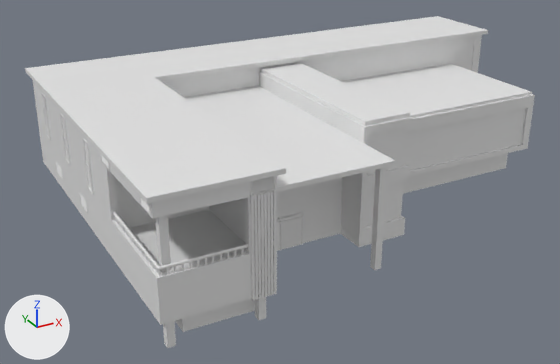
One commit to the FBX model Models/Buildings/SM_HighScool_Low.fbx: the scene before it, then after it.
One viewpoint serves both versions: a 50 mm camera at (-33.9, -51.5, 28.0) aimed at (-5.0, 1.0, 1.7). The axes (+X, +Y, +Z) are drawn at lower left. The lights are the same throughout. The first picture is the older version. Where no turn or scale is listed for an object, it has been applied to the vertices. Vertices at exactly the same position are counted once.

In view in the first picture: 'SM_HighScool_Low'.
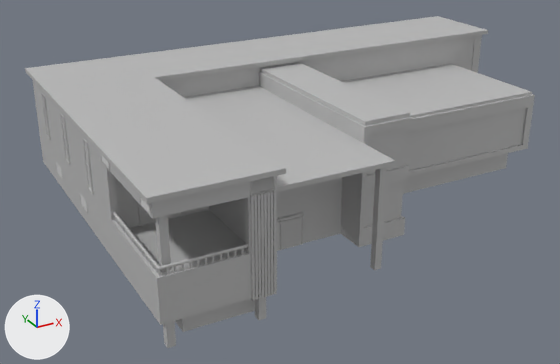
Where the newer file only moved an object's origin or applied its transform, the numbers keep the older frame.

The change, as JSON lines over the scene's bpy script:
```json
{"op": "add", "block": "mat_sm_highschool", "code": ["mat_sm_highschool = principled_material('SM_Highschool')", "mat_sm_highschool.base_color = (0.5, 0.5, 0.5)  # grey #bcbcbc"]}
{"block": "me_mesh", "where": "# used by ob_sm_highscool_low; location = (0.0, 0.0, 0.0)"}
{"op": "remove", "block": "me_mesh", "code": "me_mesh.from_pydata(...)  # 2934 vertices, 1674 faces; spans x -22.0..22.0, y -15.1..15.1, z 0.0..10.6"}
{"op": "add", "block": "me_mesh", "code": "me_mesh.from_pydata(...)  # 2919 vertices, 1681 faces; spans x -22.0..22.0, y -15.1..15.1, z 0.0..10.6"}
{"block": "me_mesh", "change": "me_mesh part 1: a new loose piece of 16 vertices spanning x -19.4..-16.2, y -5.5..-5.2, z 4.0..8.9, in mat_sm_highschool (grey #bcbcbc)"}
{"block": "me_mesh", "change": "me_mesh part 2"}
{"block": "me_mesh", "change": "15 vertices are removed from x -21.7..-12.9, y -2.3..14.1, z 2.2..9.3"}
{"block": "me_mesh", "change": "133 faces are deleted"}
{"block": "me_mesh", "change": "44 vertices move within x -21.3..-16.0, y -14.5..-6.7, z 5.3..5.7"}
{"block": "me_mesh", "change": "130 new faces join them"}
{"block": "me_mesh", "change": "me_mesh part 3: 1557 faces spanning x -22.0..22.0, y -15.1..15.1, z 0.0..10.6 switch from mat_openpbr_shader1 (white #e7e7e7) to mat_sm_highschool (grey #bcbcbc)"}
{"block": "me_mesh", "change": "other edits to the shape of me_mesh do not show in these pictures"}
```

Pixel boxes (x1, y1, x2, y2) of what changed, in the pictures (560 x 364 px; the box of a moved part takes in the faces that stretch with it):
```json
{"part": 1, "of": "me_mesh", "change": "added", "after": [138, 203, 184, 226]}
{"part": 2, "of": "me_mesh", "change": "moved or reshaped", "before": [41, 93, 244, 275], "after": [41, 93, 244, 276]}
{"part": 3, "of": "me_mesh", "change": "recoloured", "before": [25, 16, 535, 348], "after": [25, 16, 535, 348], "on screen": "white to grey"}
```
